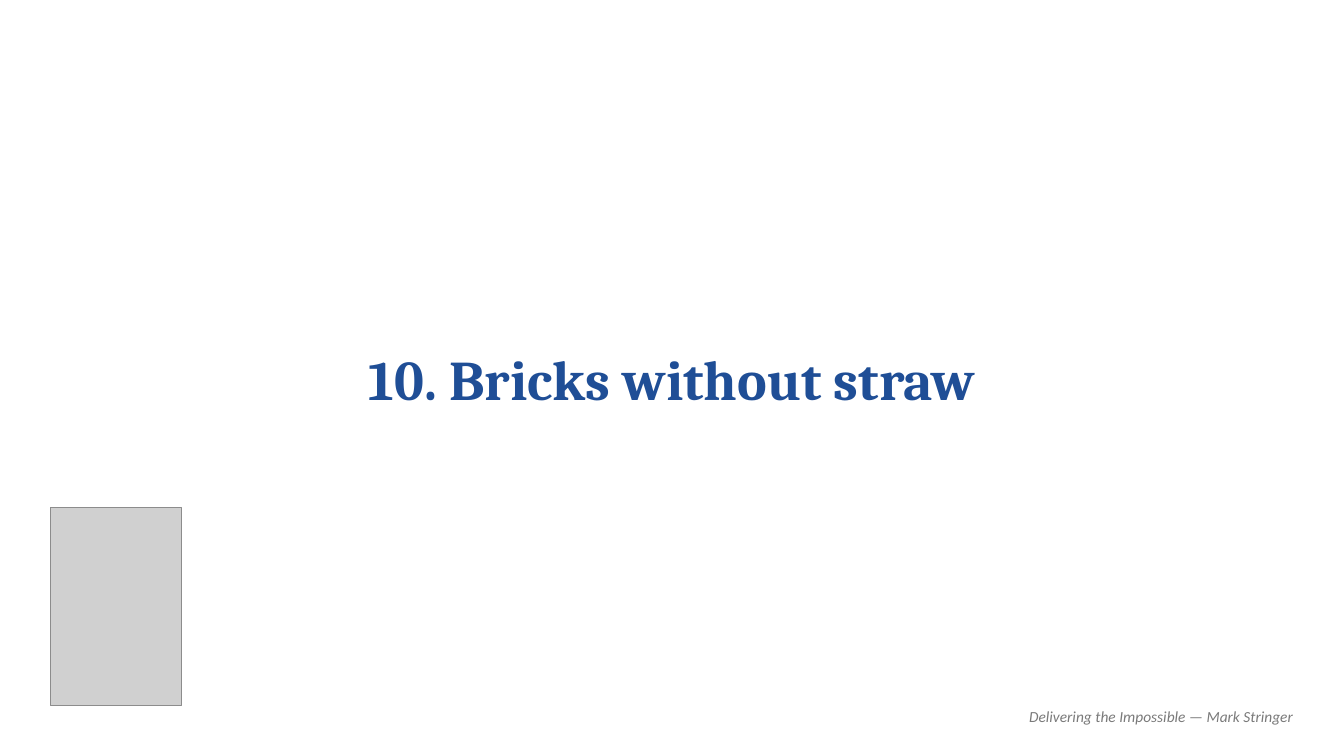
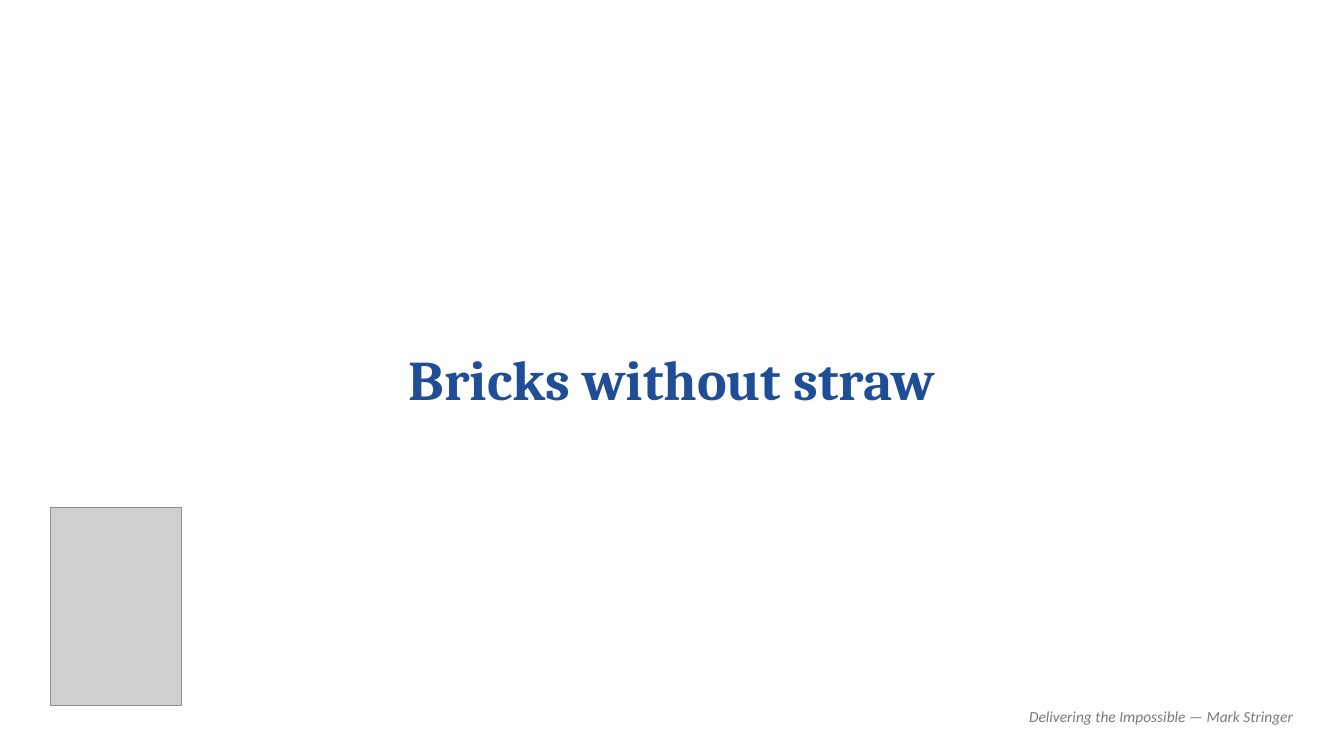
Before and after one commit to MarkStringer/MarketingControlPlane, a slide deck: slide 8 of templates/book-cover-slide-template.pptx. Drawn at 1344x756 pixels with LibreOffice and Linux fonts; fonts in the diff are those of the drawing; grey boxes stand for pictures. Boxes give left, top, right and bottom in pixels: in the first picture for what was removed or moved away, otherwise in the second. Text is boxed around its words. In the diff, an @@ line names an element or a change of style, - is before the commit and + after.

```diff
--- a/templates/book-cover-slide-template.pptx
+++ b/templates/book-cover-slide-template.pptx
@@ text at <box>409,361,935,401</box>: text changed @@
-10. Bricks without straw
+Bricks without straw
```
Also in this commit, not shown: 9 other slides changed, 1 slide added.
